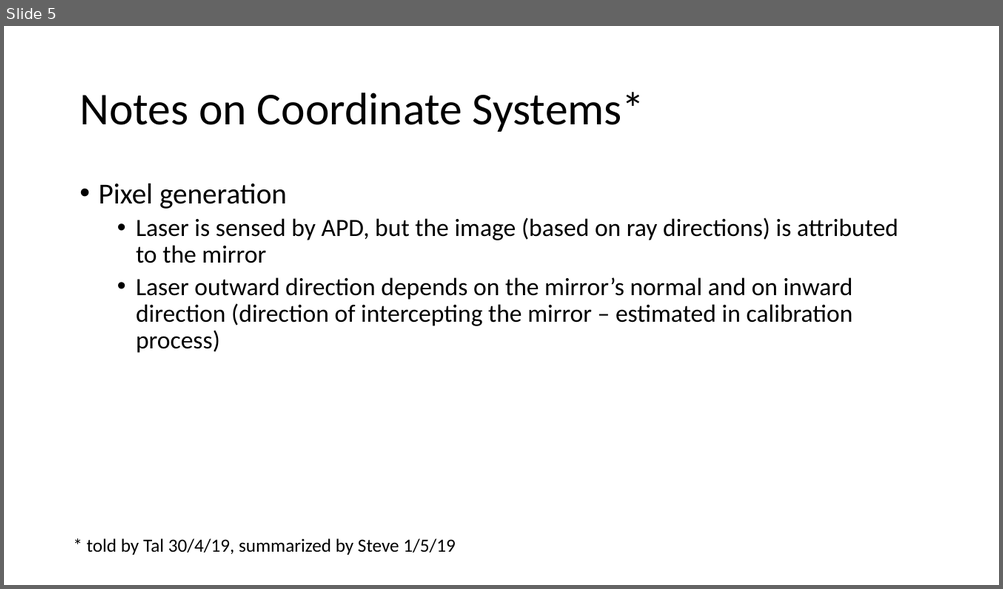
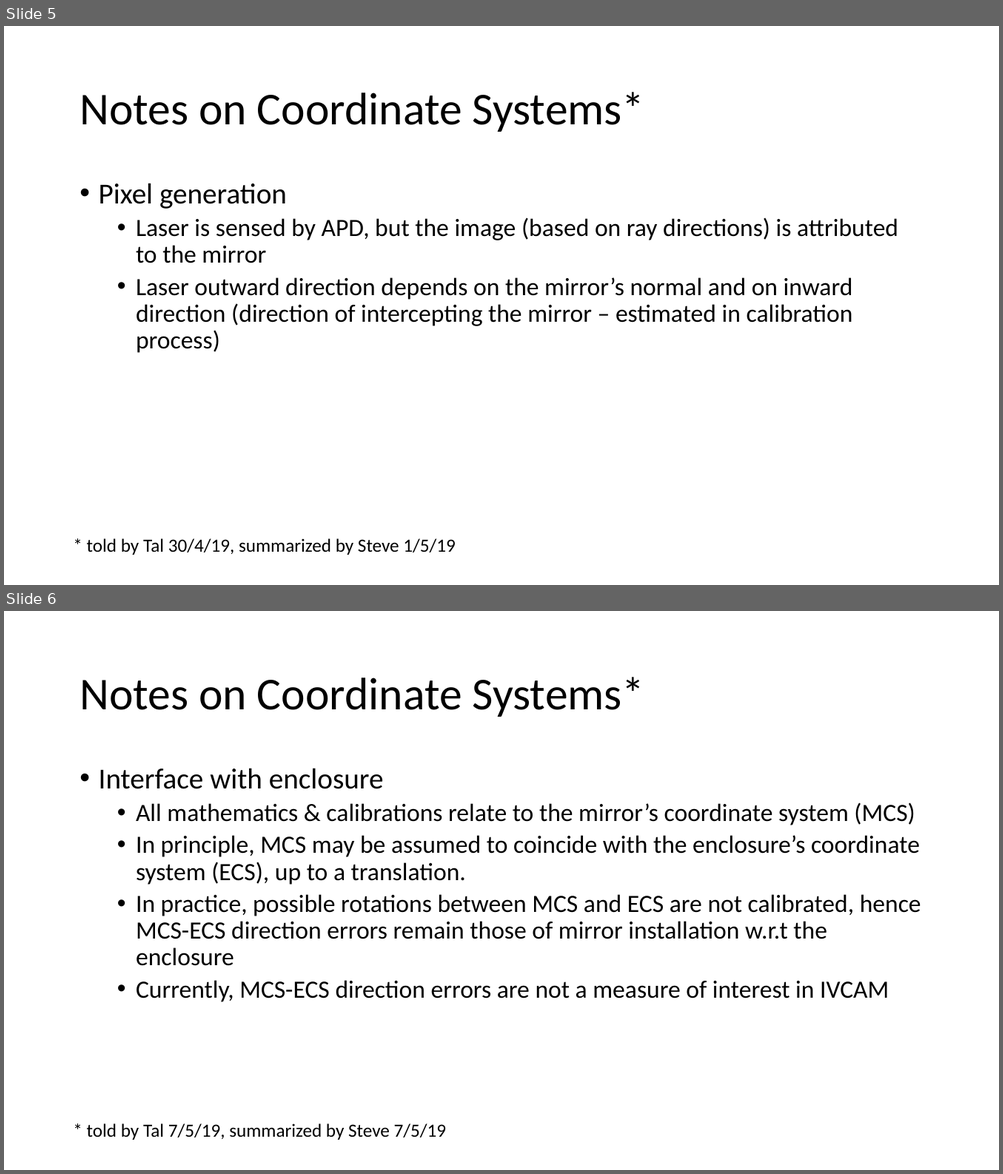
Before and after one commit to aangerma/algo_ivcam2, a slide deck: docs/misc/DESTangles.pptx. Shown one above the other, each under a label of ours: slide 5 before the commit, slides 5 and 6 after it. The pictures are 1003x589 and 1003x1174 pixels, drawn with LibreOffice and Linux fonts; fonts in the diff are those of the drawing. Boxes give left, top, right and bottom in pixels: in the first picture for what was removed or moved away, otherwise in the second. Text is boxed around its words. In the diff, an @@ line names an element or a change of style, - is before the commit and + after.

```diff
--- a/docs/misc/DESTangles.pptx
+++ b/docs/misc/DESTangles.pptx
@@ slide 6 added at bbox=[4, 611, 999, 1170], background #FFFFFF @@
@@ title added at bbox=[79, 677, 645, 717], 44 pt, text #000000 @@
+Notes on Coordinate Systems*
@@ text added at bbox=[99, 768, 921, 1002], 24 pt, text #000000 @@
+• Interface with enclosure
+  • All mathematics & calibrations relate to the mirror’s coordinate system (MCS)
+  • In principle, MCS may be assumed to coincide with the enclosure’s coordinate system (ECS), up to a translation.
+  • In practice, possible rotations between MCS and ECS are not calibrated, hence MCS-ECS direction errors remain those of mirror installation w.r.t the enclosure
+  • Currently, MCS-ECS direction errors are not a measure of interest in IVCAM
@@ text added at bbox=[87, 1124, 446, 1140], 18 pt, text #000000 @@
+* told by Tal 7/5/19, summarized by Steve 7/5/19
```
Also in this commit, not shown: 1 slide changed.
